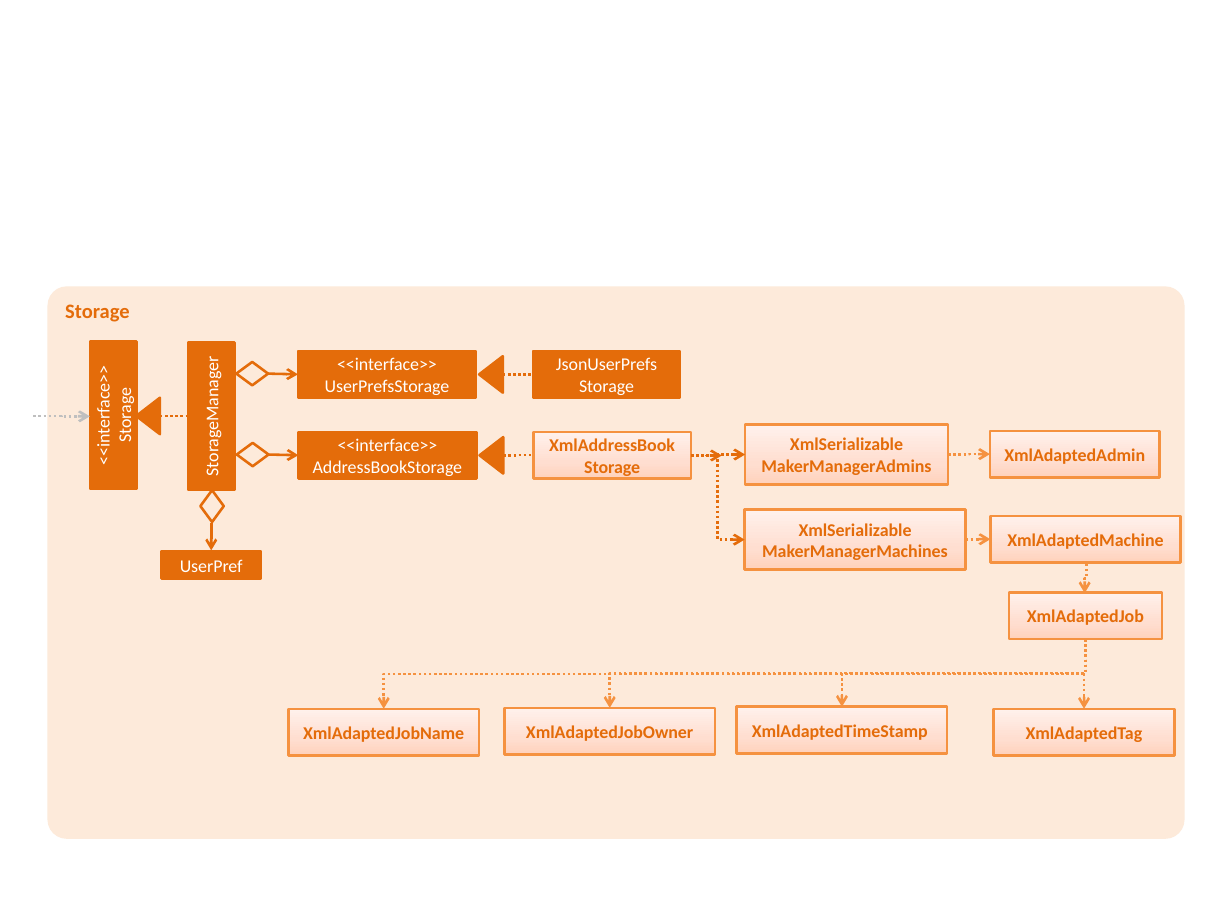
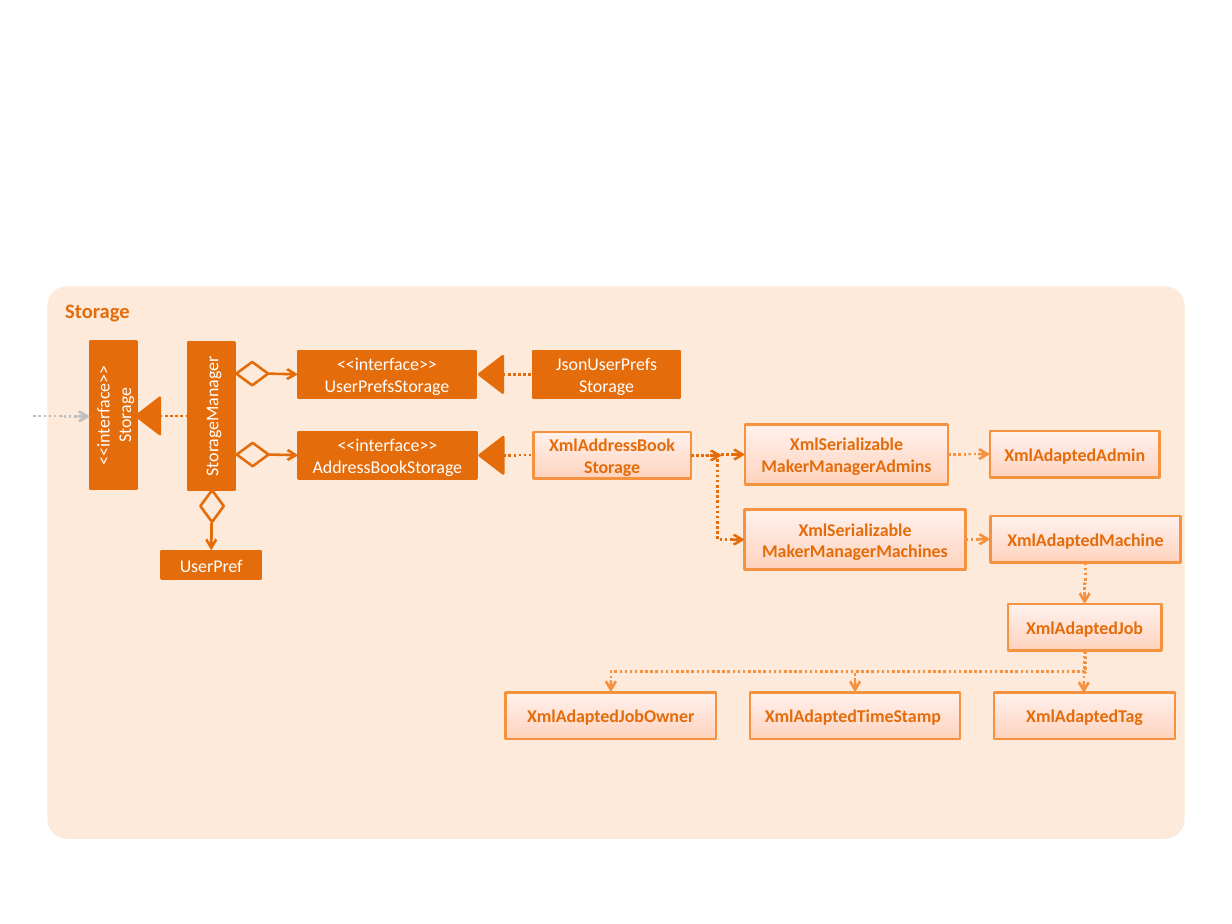
Before and after one commit to teojunjie/main, a slide deck: slide 1 of docs/diagrams/StorageComponentClassDiagram.pptx. Drawn at 1232x924 pixels with LibreOffice and Linux fonts; fonts in the diff are those of the drawing. Boxes give left, top, right and bottom in pixels: in the first picture for what was removed or moved away, otherwise in the second. Text is boxed around its words. In the diff, an @@ line names an element or a change of style, - is before the commit and + after.

```diff
--- a/docs/diagrams/StorageComponentClassDiagram.pptx
+++ b/docs/diagrams/StorageComponentClassDiagram.pptx
@@ elbow arrow moved from (1087, 563) - (1084, 593) to (1085, 563) - (1084, 604) @@
@@ rectangle "XmlAdaptedJob": place and size @@
-rectangle "XmlAdaptedJob" at <box>1009,593,1162,639</box>
+rectangle "XmlAdaptedJob" at <box>1008,604,1161,650</box>
@@ elbow arrow removed from (1085, 639) to (383, 708) @@
@@ elbow arrow moved from (1085, 639) - (610, 708) to (1084, 650) - (611, 692) @@
@@ elbow arrow moved from (1085, 639) - (841, 707) to (1084, 650) - (855, 692) @@
@@ elbow arrow moved from (1085, 639) - (1084, 708) to (1085, 652) - (1084, 694) @@
@@ rectangle removed at <box>288,708,479,755</box> @@
-XmlAdaptedJobName
@@ rectangle "XmlAdaptedJobOwner": place and size @@
-rectangle "XmlAdaptedJobOwner" at <box>505,708,716,755</box>
+rectangle "XmlAdaptedJobOwner" at <box>505,692,716,739</box>
@@ rectangle "XmlAdaptedTimeStamp": place and size @@
-rectangle "XmlAdaptedTimeStamp" at <box>737,707,947,754</box>
+rectangle "XmlAdaptedTimeStamp" at <box>750,692,961,739</box>
@@ rectangle "XmlAdaptedTag": place and size @@
-rectangle "XmlAdaptedTag" at <box>993,708,1174,755</box>
+rectangle "XmlAdaptedTag" at <box>994,692,1175,739</box>
```
Also in this commit, not shown: 4 other files.
